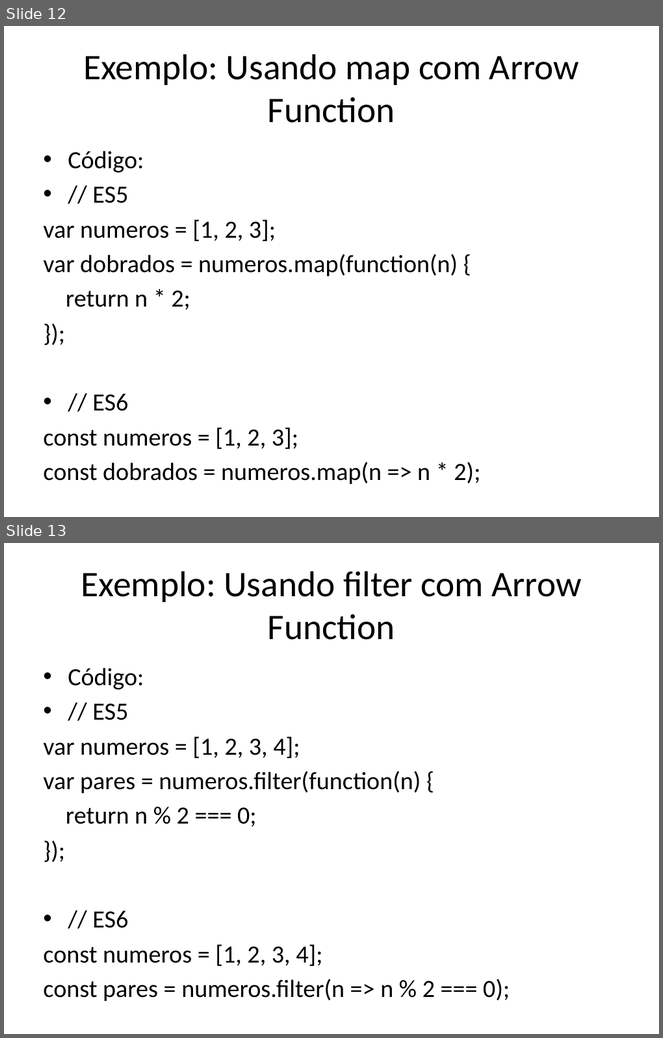
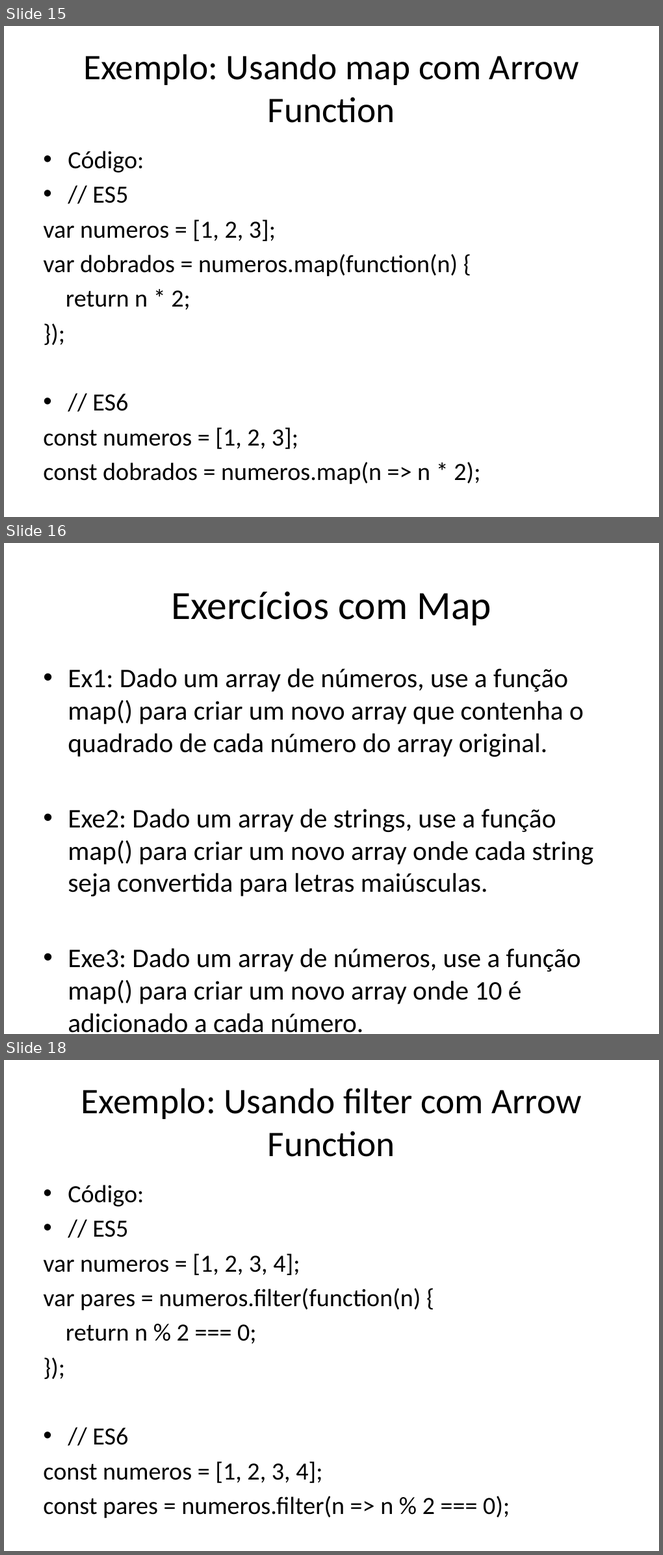
Before and after one commit to dfpires/progcomp2-2024a, a slide deck: ES5e6.pptx. Shown one above the other, each under a label of ours: slides 12 and 13 before the commit, slides 15, 16 and 18 after it; the slides between them are not shown. The pictures are 663x1038 and 663x1555 pixels, drawn with LibreOffice and Linux fonts; fonts in the diff are those of the drawing. Boxes give left, top, right and bottom in pixels: in the first picture for what was removed or moved away, otherwise in the second. Text is boxed around its words. In the diff, an @@ line names an element or a change of style, - is before the commit and + after.

```diff
--- a/ES5e6.pptx
+++ b/ES5e6.pptx
@@ slide 16 added at (4,543,659,1034), background #FFFFFF @@
@@ title added at (171,591,491,626), 44 pt, text #000000 @@
+Exercícios com Map
@@ text added at (68,668,594,1033), 29.6 pt, text #000000 @@
+• Ex1: Dado um array de números, use a função map() para criar um novo array que contenha o quadrado de cada número do array original.
+• Exe2: Dado um array de strings, use a função map() para criar um novo array onde cada string seja convertida para letras maiúsculas.
+• Exe3: Dado um array de números, use a função map() para criar um novo array onde 10 é adicionado a cada número.
@@ what was slide 12 is now slide 15 @@
@@ what was slide 13 is now slide 18 @@
```
Also in this commit, not shown: 2 slides changed, 10 other slides added, 2 slides removed.
